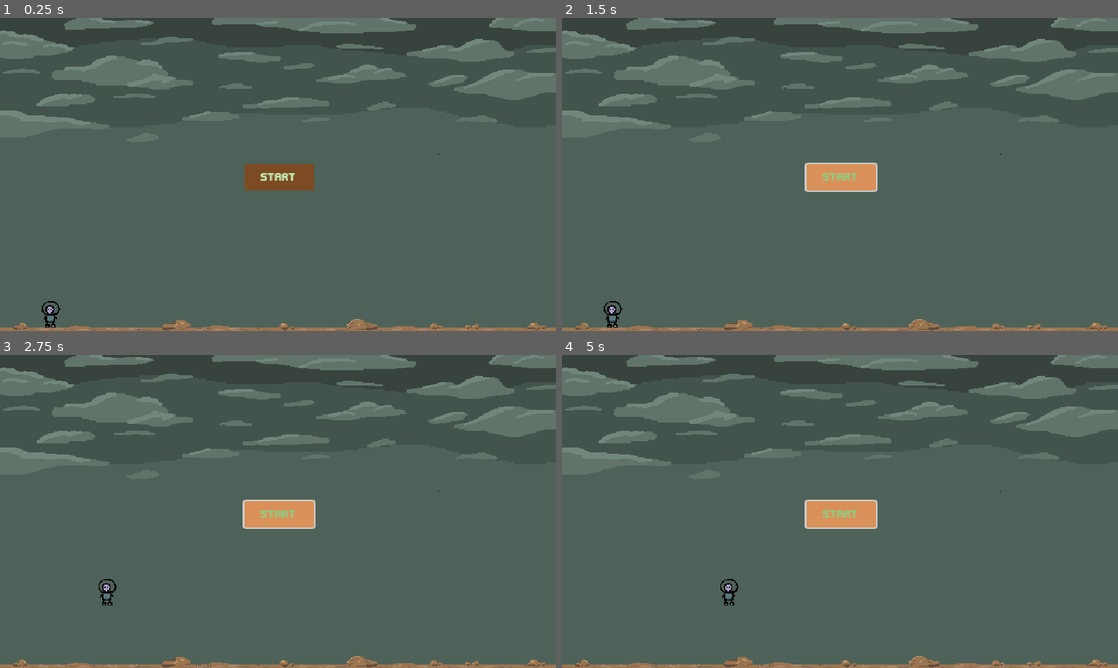
Above: before the commit, frames 1-4 (two rows, left to right).
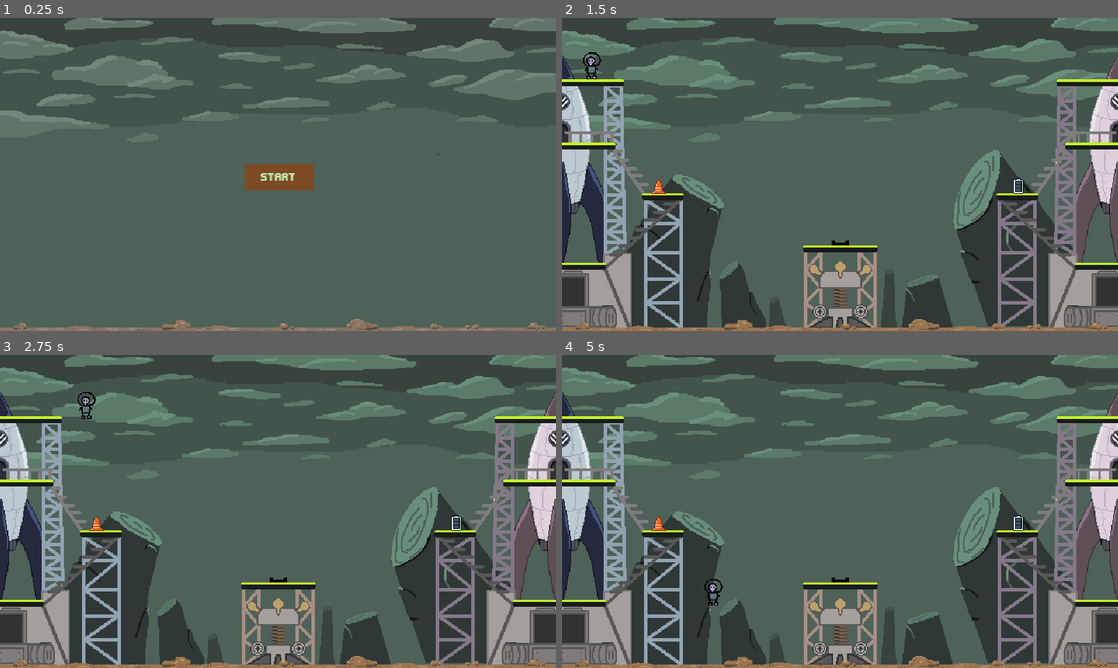
Above: after the commit, the same moments.

Repository: a-fluke/team_arcade_game
Game: Godot game, scene res://scenes/game.tscn
Same seed, same stepped clock (60 frames per second), same inputs: the game is played once before the commit and once after it.
Inputs (mouse positions are in pixels of both pictures, inside the frame that each line leads up to):
- Up to frame 1 (0.25 s): no input
- Up to frame 2 (1.5 s): click "Start" at 0.5 s; click (840, 177) at 1.25 s, where only the run before the commit has a clickable "Start"
- Up to frame 3 (2.75 s): tap Enter at 2 s; hold D (right) from 2.03 s (still down); tap E (item) at 2.1 s; tap Space (jump) at 2.27 s
- Up to frame 4 (5 s): tap E (item) at 2.85, 3.6, 4.35 s; tap Space (jump) at 3.02, 4.52 s; release D (right) at 3.53 s; hold A (left) 3.53-4.28 s; hold D (right) from 4.28 s (still down)

The runs differ from the first frame. In frame 1, 0.1% of the frame differs, in the area x 7-11%, y 90-99%; in frame 2, 32%; in frame 3, 32%; in frame 4, 32%, in the area x 0-100%, y 12-99%.

Commit message:
menu and level container infra

Diff:
--- a/scenes/game.tscn
+++ b/scenes/game.tscn
@@ -1,28 +1,10 @@
-[gd_scene load_steps=7 format=3 uid="uid://cvrchm2lit7c"]
+[gd_scene load_steps=2 format=3 uid="uid://cvrchm2lit7c"]
 
 [ext_resource type="Script" path="res://scripts/game.gd" id="1_hrjy4"]
-[ext_resource type="PackedScene" uid="uid://bc4kxnxd2ecit" path="res://scenes/map_a.tscn" id="1_k2l84"]
-[ext_resource type="PackedScene" uid="uid://bijqsfvgl8y3t" path="res://scenes/player.tscn" id="2_lpxyh"]
-[ext_resource type="PackedScene" uid="uid://dw8v3d8hjehab" path="res://scenes/refuel_station.tscn" id="3_q45q8"]
-[ext_resource type="PackedScene" uid="uid://6bosf2nye1gb" path="res://scenes/test_item.tscn" id="5_3gm60"]
-[ext_resource type="PackedScene" uid="uid://dddhq3q53x0hn" path="res://scenes/battery.tscn" id="6_hxul4"]
 
 [node name="Game" type="Node2D"]
 script = ExtResource("1_hrjy4")
 
-[node name="mapA" parent="." instance=ExtResource("1_k2l84")]
+[node name="Menu_Container" type="Node2D" parent="."]
 
-[node name="player" parent="." instance=ExtResource("2_lpxyh")]
-z_index = 1
-position = Vector2(58, 331)
-
-[node name="test_item" parent="." instance=ExtResource("5_3gm60")]
-position = Vector2(565, 272)
-
-[node name="battery" parent="." instance=ExtResource("6_hxul4")]
-position = Vector2(202, 252)
-
-[node name="refuel_station" parent="." instance=ExtResource("3_q45q8")]
-position = Vector2(320, 244)
-
-[node name="Container" type="Node2D" parent="."]
+[node name="Level_Container" type="Node2D" parent="."]
--- /dev/null
+++ b/scenes/level_1.tscn
@@ -0,0 +1,23 @@
+[gd_scene load_steps=6 format=3 uid="uid://di4m56ll8n04b"]
+
+[ext_resource type="PackedScene" uid="uid://bc4kxnxd2ecit" path="res://scenes/map_a.tscn" id="1_ept53"]
+[ext_resource type="PackedScene" uid="uid://bijqsfvgl8y3t" path="res://scenes/player.tscn" id="2_3x1p4"]
+[ext_resource type="PackedScene" uid="uid://dddhq3q53x0hn" path="res://scenes/battery.tscn" id="3_1v6r3"]
+[ext_resource type="PackedScene" uid="uid://dw8v3d8hjehab" path="res://scenes/refuel_station.tscn" id="4_x40tn"]
+[ext_resource type="PackedScene" uid="uid://6bosf2nye1gb" path="res://scenes/test_item.tscn" id="5_il3dv"]
+
+[node name="level1" type="Node2D"]
+
+[node name="mapA" parent="." instance=ExtResource("1_ept53")]
+
+[node name="player" parent="." instance=ExtResource("2_3x1p4")]
+position = Vector2(34, 48)
+
+[node name="battery" parent="." instance=ExtResource("3_1v6r3")]
+position = Vector2(525, 184)
+
+[node name="refuel_station" parent="." instance=ExtResource("4_x40tn")]
+position = Vector2(320, 261)
+
+[node name="test_item" parent="." instance=ExtResource("5_il3dv")]
+position = Vector2(111, 169)
--- a/scenes/menu.tscn
+++ b/scenes/menu.tscn
@@ -1,5 +1,6 @@
-[gd_scene load_steps=6 format=3 uid="uid://cthbkj0vfk4mn"]
+[gd_scene load_steps=7 format=3 uid="uid://cthbkj0vfk4mn"]
 
+[ext_resource type="Script" path="res://scripts/menu.gd" id="1_ou7hj"]
 [ext_resource type="Texture2D" uid="uid://da5mn0iisryi1" path="res://assets/bkgd_empty.png" id="1_selye"]
 [ext_resource type="FontFile" uid="uid://d0u8jmefifmwx" path="res://fonts/edit-undo/editundo.ttf" id="2_wfubu"]
 
@@ -13,6 +14,7 @@
 bg_color = Color(0.487585, 0.292319, 0.137444, 1)
 
 [node name="menu" type="Node2D"]
+script = ExtResource("1_ou7hj")
 
 [node name="Sprite2D" type="Sprite2D" parent="."]
 position = Vector2(320, 180)
@@ -35,3 +37,5 @@
 theme_override_styles/pressed = SubResource("StyleBoxFlat_di44t")
 theme_override_styles/normal = SubResource("StyleBoxFlat_v6a8m")
 text = "Start"
+
+[connection signal="pressed" from="Start" to="." method="_on_start_pressed"]
--- a/scripts/carryable.gd
+++ b/scripts/carryable.gd
@@ -66,4 +66,3 @@
 func held_movement():
 	var hold_point = carrier.get_node("hold_point")
 	global_position = hold_point.global_position
-	print(self , " - y: " , $Sprite2D.global_position.y)
--- a/scripts/game.gd
+++ b/scripts/game.gd
@@ -1,7 +1,30 @@
 extends Node2D
 
-var menu_scene = load("res://scenes/menu.tscn")
+const MAIN_MENU = preload("res://scenes/menu.tscn")
 
 func _ready() -> void:
-	var menu = menu_scene.instantiate()
-	$Container.add_child(menu)
+	load_main_menu()
+
+
+func load_main_menu():
+	var menu = MAIN_MENU.instantiate()
+	menu.start_pressed.connect(_on_start_pressed)
+	$Menu_Container.add_child(menu)
+
+
+func load_level(path: String):
+	# Remove menu
+	for child in $Menu_Container.get_children():
+		child.queue_free()
+
+	# Remove previous level
+	for child in $Level_Container.get_children():
+		child.queue_free()
+
+	# Add new level
+	var level = load(path).instantiate()
+	$Level_Container.add_child(level)
+
+
+func _on_start_pressed():
+	load_level("res://scenes/level_1.tscn")
--- /dev/null
+++ b/scripts/menu.gd
@@ -0,0 +1,8 @@
+extends Node2D
+
+signal start_pressed
+
+
+
+func _on_start_pressed() -> void:
+	start_pressed.emit()
